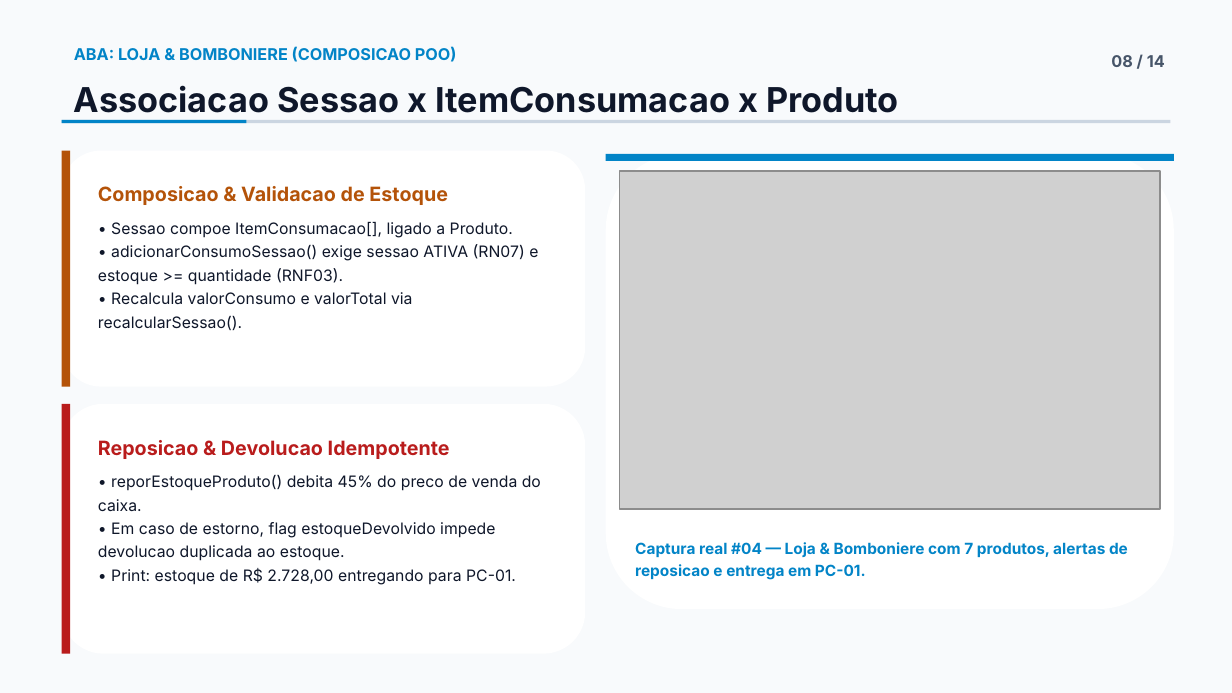
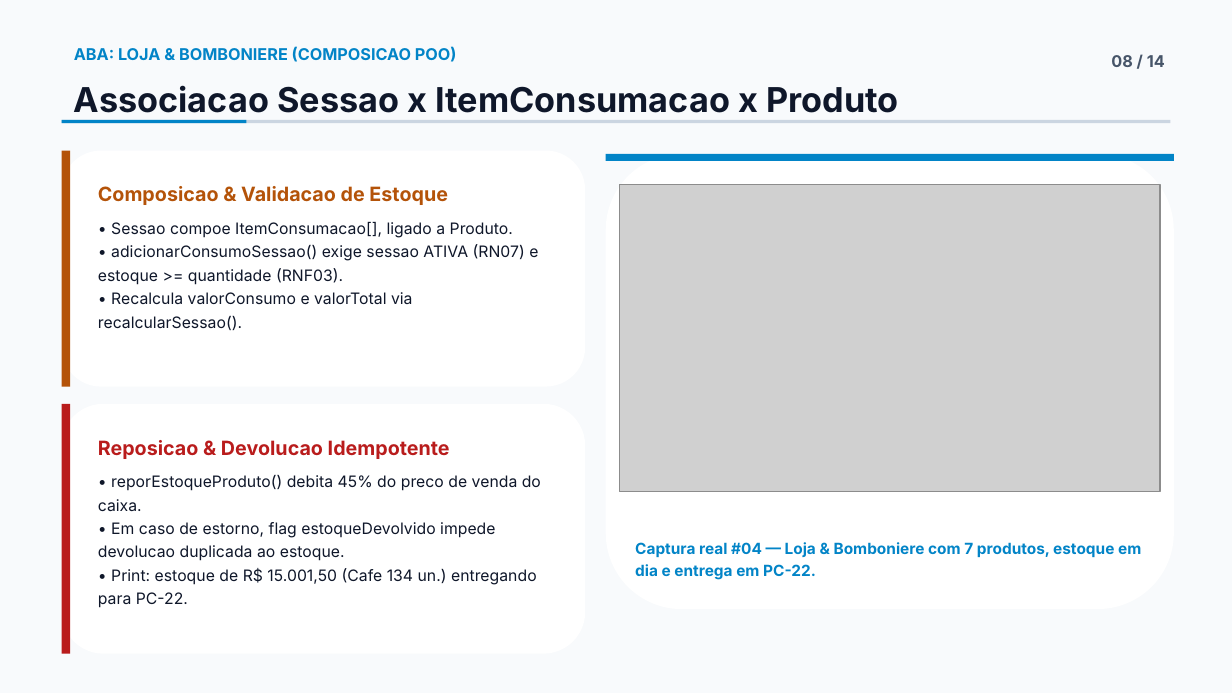
Before and after one commit to DanirlG7/lan-hbouse-, a slide deck: slide 8 of docs/LanHouse_POO_Apresentacao.pptx. Drawn at 1232x693 pixels with LibreOffice and Linux fonts; fonts in the diff are those of the drawing; grey boxes stand for pictures. Boxes give left, top, right and bottom in pixels: in the first picture for what was removed or moved away, otherwise in the second. Text is boxed around its words. In the diff, an @@ line names an element or a change of style, - is before the commit and + after.

```diff
--- a/docs/LanHouse_POO_Apresentacao.pptx
+++ b/docs/LanHouse_POO_Apresentacao.pptx
@@ picture: place and size @@
-picture at (620,171,1161,509)
+picture at (620,185,1161,492)
@@ text at (98,568,537,608): text changed @@
-• Print: estoque de R$ 2.728,00 entregando para PC-01.
+• Print: estoque de R$ 15.001,50 (Cafe 134 un.) entregando para PC-22.
@@ text at (635,542,1141,580): text changed @@
-Captura real #04 — Loja & Bomboniere com 7 produtos, alertas de reposicao e entrega em PC-01.
+Captura real #04 — Loja & Bomboniere com 7 produtos, estoque em dia e entrega em PC-22.
```
Also in this commit, not shown: 6 other slides changed, 28 other files.
